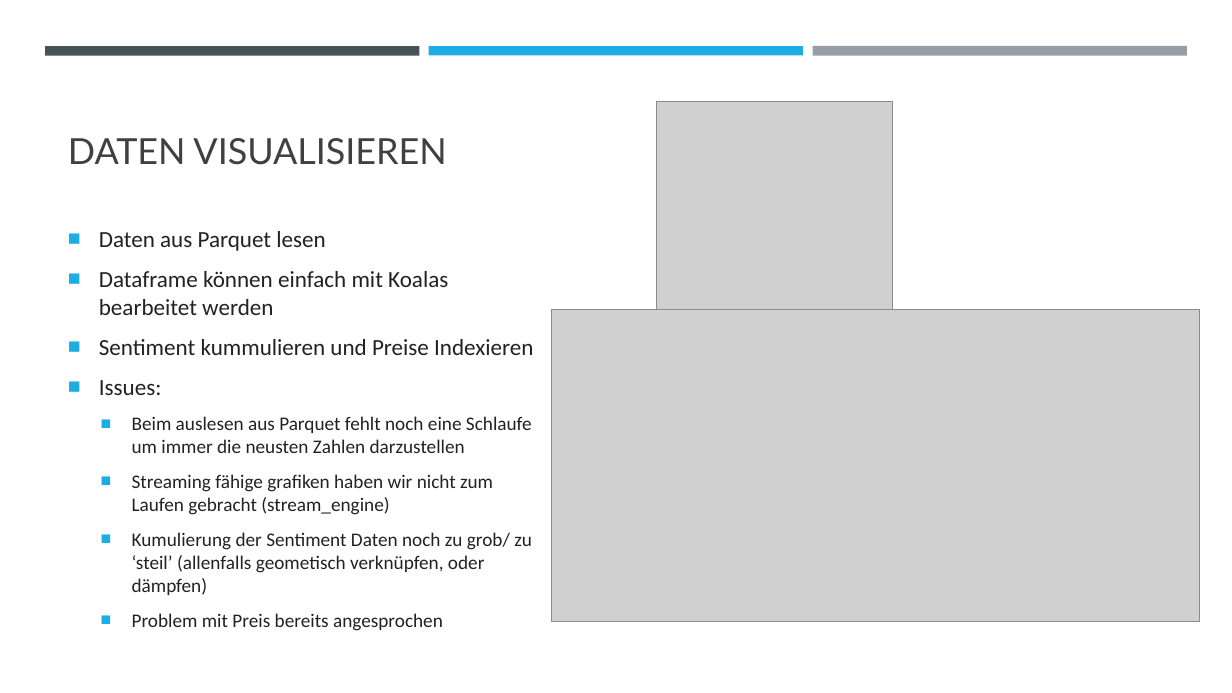
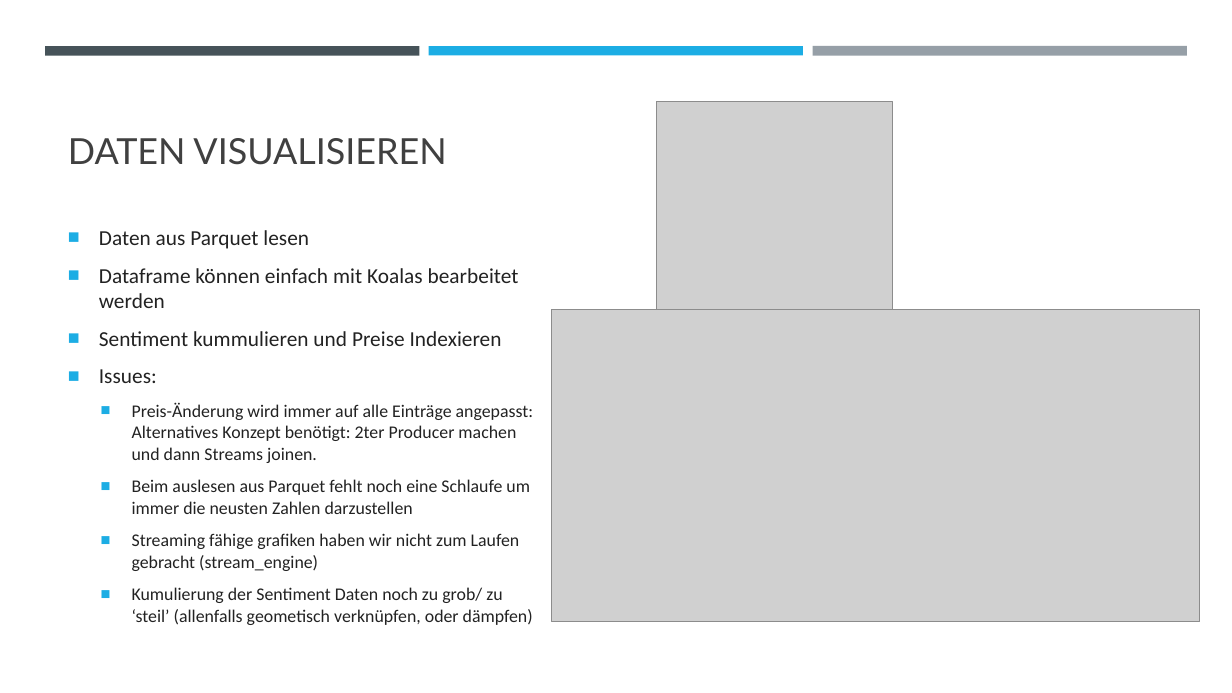
Before and after one commit to alexweltgeist/twitter_bitcoin, a slide deck: slide 12 of BitcoinPreisundTweets_v02.pptx. Drawn at 1232x693 pixels with LibreOffice and Linux fonts; fonts in the diff are those of the drawing; grey boxes stand for pictures. Boxes give left, top, right and bottom in pixels: in the first picture for what was removed or moved away, otherwise in the second. Text is boxed around its words. In the diff, an @@ line names an element or a change of style, - is before the commit and + after.

```diff
--- a/BitcoinPreisundTweets_v02.pptx
+++ b/BitcoinPreisundTweets_v02.pptx
@@ text at bbox=[99, 230, 533, 625]: size 18 to 16.6 pt in "Daten aus Parquet lesen", "Dataframe können einfach mit Koalas bearbeitet werden", "Sentiment kummulieren und Preise Indexieren", "Issues:"; size 15 to 13.9 pt in "Beim auslesen aus Parquet fehlt noch eine ...", "Streaming fähige grafiken haben wir nicht zum ...", "Kumulierung der Sentiment Daten noch zu grob/ ..." @@
@@ text at bbox=[132, 402, 533, 463]: paragraph added @@
+  ■ Preis-Änderung wird immer auf alle Einträge angepasst: Alternatives Konzept benötigt: 2ter Producer machen und dann Streams joinen.
@@ text at bbox=[132, 613, 443, 631]: paragraph removed @@
-  ■ Problem mit Preis bereits angesprochen
```
Also in this commit, not shown: 4 other slides changed, 1 slide removed.
